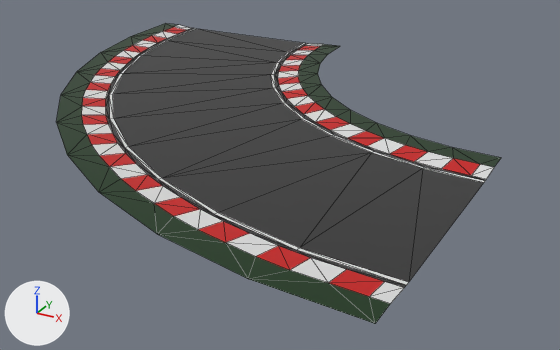
Renders of the FBX model Assets/BEDRILL/Modular_Track_Free/Models/Track_Corner_90d_type_01_30x30m_free.fbx from each side of a commit.
Rendered twice from a 50 mm lens placed at (21.8, -33.8, 13.6), pointed at (3.2, 0.0, -3.3). Lighting does not change. The marker at lower left points along +X, +Y and +Z. Mesh edges are drawn as thin lines. Where no turn or scale is listed for an object, it has been applied to the vertices.

Names of what the first picture shows: 'Track_Corner_90d_type_01_30x30m_free'.
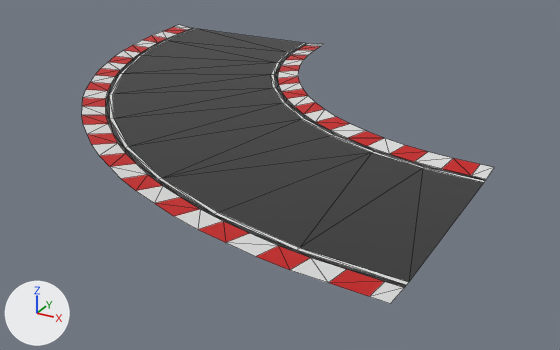
Location of each change, [x1, y1, x2, y2] in pixels of the pictures (560 x 350 px):
'Track_Corner_90d_type_01_30x30m_free', reshaped (7% narrower, 7% shorter): before [56, 23, 501, 324]; after [82, 25, 494, 304]
part 1 of me_plane_074, deleted: before [298, 44, 501, 167]
part 2 of me_plane_074, deleted (green): before [56, 23, 390, 324]

The change, as a diff of the scene's bpy script:
```diff
--- a/Assets/BEDRILL/Modular_Track_Free/Models/Track_Corner_90d_type_01_30x30m_free.fbx.py
+++ b/Assets/BEDRILL/Modular_Track_Free/Models/Track_Corner_90d_type_01_30x30m_free.fbx.py
@@ me_plane_074 @@
 # used by ob_track_corner_90d_type_01_30x30m_free; location = (0.0, 0.0, 0.0)
-me_plane_074.from_pydata(...)  # 174 vertices, 308 faces; spans x -15.2..14.8, y -15.2..14.8, z 0.0..0.1
+me_plane_074.from_pydata(...)  # 152 vertices, 236 faces; spans x -13.9..14.8, y -13.9..14.8, z 0.0..0.1
+# me_plane_074 part 1
+# 11 vertices are removed from x -0.2..14.8, y -0.2..14.8, z 0.1
+# 31 faces are deleted
+# me_plane_074 part 2
+# 11 vertices are removed from x -15.2..14.8, y -15.2..14.8, z 0.1
+# 41 faces are deleted
 me_plane_074.materials.append(mat_trek_material_free)
```
